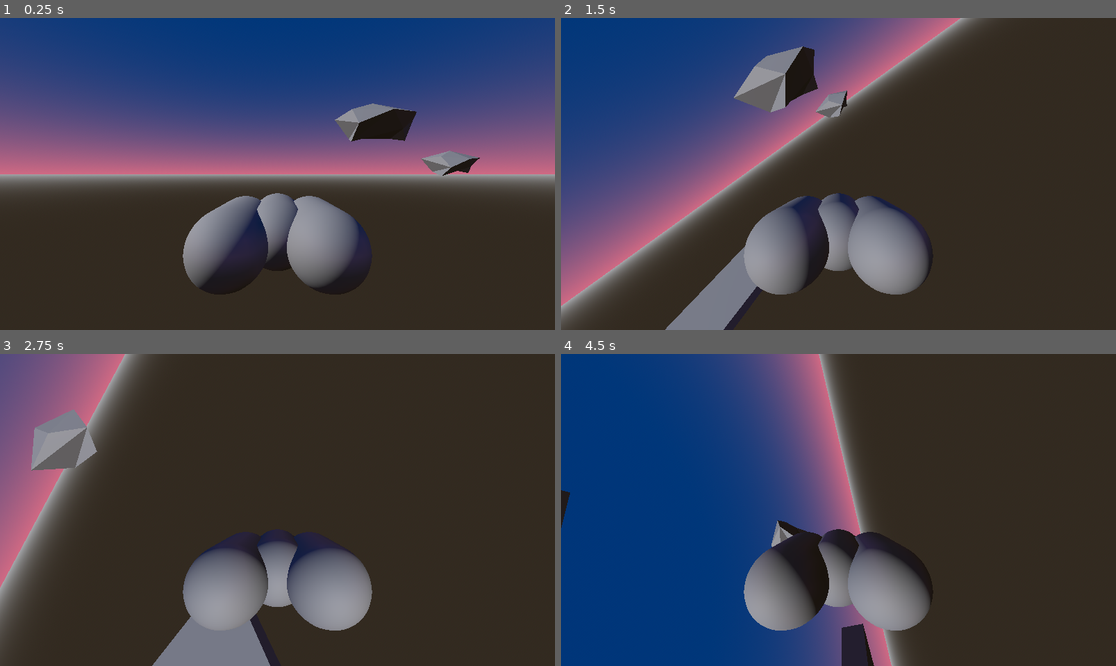
Above: before the commit, frames 1-4 (two rows, left to right).
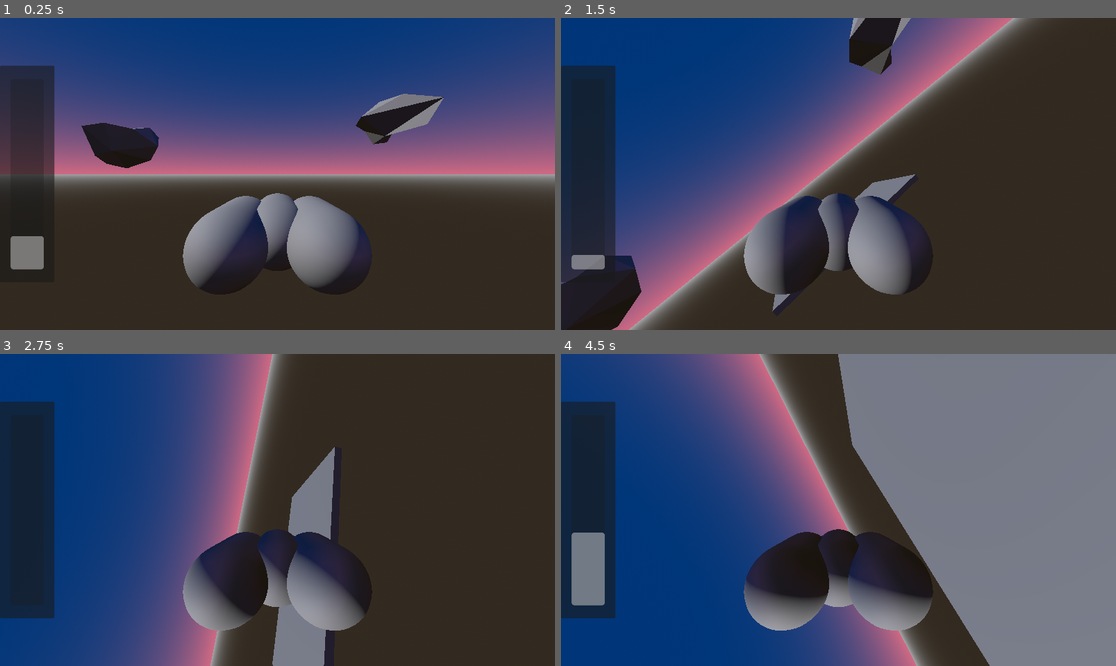
Above: after the commit, the same moments.

Repository: FelixFifi/GodotSpace
Game: Godot game, scene res://main.tscn
Two runs of this game, one before a commit and one after it. Both use one fixed random seed, a clock stepped at 60 frames per second and the inputs below.
Inputs:
- Up to frame 1 (0.25 s): no input
- Up to frame 2 (1.5 s): hold E (yaw_right) 0.53-1.28 s; hold D (roll_clockwise) 0.53-1.28 s; hold Ctrl (throttle_down) from 1.28 s (still down); tap A (roll_counter_clockwise) at 1.35 s
- Up to frame 3 (2.75 s): release Ctrl (throttle_down) at 2.03 s; hold E (yaw_right) from 2.03 s (still down); hold D (roll_clockwise) from 2.03 s (still down)
- Up to frame 4 (4.5 s): release E (yaw_right) at 2.78 s; release D (roll_clockwise) at 2.78 s; hold Shift (throttle_up) 2.78-3.53 s; tap A (roll_counter_clockwise) at 2.85, 4.35 s; hold D (roll_clockwise) 3.53-4.28 s; hold Q (yaw_left) from 3.53 s (still down)

The runs differ from the first frame. In frame 1, 8.0% of the frame differs, in the area x 0-87%, y 15-81%; in frame 2, 50%; in frame 3, 53%; in frame 4, 69%, in the area x 0-100%, y 0-100%.

Commit message:
Add throttle with UI

Diff:
--- /dev/null
+++ b/ThrottleBar.gd
@@ -0,0 +1,12 @@
+extends ProgressBar
+
+@onready var ship := %Ship
+
+# Called when the node enters the scene tree for the first time.
+func _ready():
+	ship.throttle_changed.connect(_on_throttle_changed)
+
+
+func _on_throttle_changed(new_throttle, max_throttle):
+	max_value = max_throttle
+	value = new_throttle
--- a/main.tscn
+++ b/main.tscn
@@ -1,7 +1,8 @@
-[gd_scene load_steps=5 format=3 uid="uid://brur380voisvy"]
+[gd_scene load_steps=6 format=3 uid="uid://brur380voisvy"]
 
 [ext_resource type="PackedScene" uid="uid://dwdjpbjw2q63r" path="res://ship.tscn" id="1_ohnsp"]
 [ext_resource type="PackedScene" uid="uid://e73yptr4omhp" path="res://asteroid_first.tscn" id="2_g70br"]
+[ext_resource type="Script" path="res://ThrottleBar.gd" id="3_8kchh"]
 
 [sub_resource type="BoxMesh" id="BoxMesh_ia5ky"]
 
@@ -26,10 +27,40 @@
 transform = Transform3D(0.786493, 0, 0.617599, 0, 1, 0, -0.617599, 0, 0.786493, 0, 0, 0)
 
 [node name="Ship" parent="Node3D" instance=ExtResource("1_ohnsp")]
+unique_name_in_owner = true
 transform = Transform3D(-0.707206, 0, 0.707008, 0, 1, 0, -0.707008, 0, -0.707206, 11.1409, 4.64082, 10.809)
 
 [node name="AnimatableBody3D" parent="." instance=ExtResource("2_g70br")]
-transform = Transform3D(1, 0, 0, 0, 1, 0, 0, 0, 1, 0, 3.73962, -19.8308)
+transform = Transform3D(-0.492925, 0.870072, 0, -0.870072, -0.492925, 0, 0, 0, 1, 0, 10.0491, 10.1625)
 
 [node name="AnimatableBody3D2" parent="." instance=ExtResource("2_g70br")]
-transform = Transform3D(1, 0, 0, 0, 1, 0, 0, 0, 1, 6.4474, 5.82034, -7.42021)
+transform = Transform3D(0.409985, -0.195492, 0.890896, 0.430401, 0.902638, 0, -0.804156, 0.383442, 0.454208, 6.4474, 5.82034, -7.42021)
+
+[node name="Panel" type="Panel" parent="."]
+anchors_preset = 4
+anchor_top = 0.5
+anchor_bottom = 0.5
+offset_top = -225.0
+offset_right = 113.0
+offset_bottom = 225.0
+grow_vertical = 2
+size_flags_horizontal = 0
+
+[node name="ThrottleBar" type="ProgressBar" parent="Panel"]
+layout_mode = 1
+anchors_preset = 8
+anchor_left = 0.5
+anchor_top = 0.5
+anchor_right = 0.5
+anchor_bottom = 0.5
+offset_left = -34.5
+offset_top = -197.0
+offset_right = 34.5
+offset_bottom = 198.0
+grow_horizontal = 2
+grow_vertical = 2
+max_value = 4.88
+value = 0.4
+fill_mode = 3
+show_percentage = false
+script = ExtResource("3_8kchh")
--- a/ship.gd
+++ b/ship.gd
@@ -2,9 +2,13 @@
 
 @export var max_speed: float = 10
 @export var roll_speed: float = 1
-@export var yaw_speed: float = 1
+@export var yaw_speed: float = 0.2
 @export var pitch_speed: float = 1
-@export var acceleration: float = 1
+@export var max_acceleration := 30
+@export var acceleration: float = 5
+@export var throttle_speed := 15
+
+signal throttle_changed(value, max_value)
 
 var force: Vector3 = Vector3.ZERO
 @onready var collision_shape_3d = $CollisionShape3D
@@ -29,6 +33,12 @@
 		collision_shape_3d.rotate_object_local(Vector3.RIGHT, -yaw_speed * delta)
 	if Input.is_action_pressed("yaw_right"):
 		collision_shape_3d.rotate_object_local(Vector3.RIGHT, yaw_speed * delta)
+	if Input.is_action_pressed("throttle_up"):
+		acceleration = clamp(acceleration + delta * throttle_speed, 0, max_acceleration)
+	if Input.is_action_pressed("throttle_down"):
+		acceleration = clamp(acceleration - delta * throttle_speed, 0, max_acceleration)
+
+	throttle_changed.emit(acceleration, max_acceleration)
 
 	var p1 = collision_shape_3d.to_global(Vector3.ZERO)
 	var p2 = collision_shape_3d.to_global(Vector3.UP)
@@ -37,6 +47,5 @@
 
 	apply_central_force(force)
 
-
 func _on_body_entered(body):
 	print("Crash")
--- a/ship.tscn
+++ b/ship.tscn
@@ -32,7 +32,6 @@
 lock_rotation = true
 linear_damp = 0.5
 script = ExtResource("1_buv15")
-acceleration = 5.0
 
 [node name="CollisionShape3D" type="CollisionShape3D" parent="."]
 transform = Transform3D(-4.37114e-08, 1, 0, -1, -4.37114e-08, 0, 0, 0, 1, 0, 0, 0)
